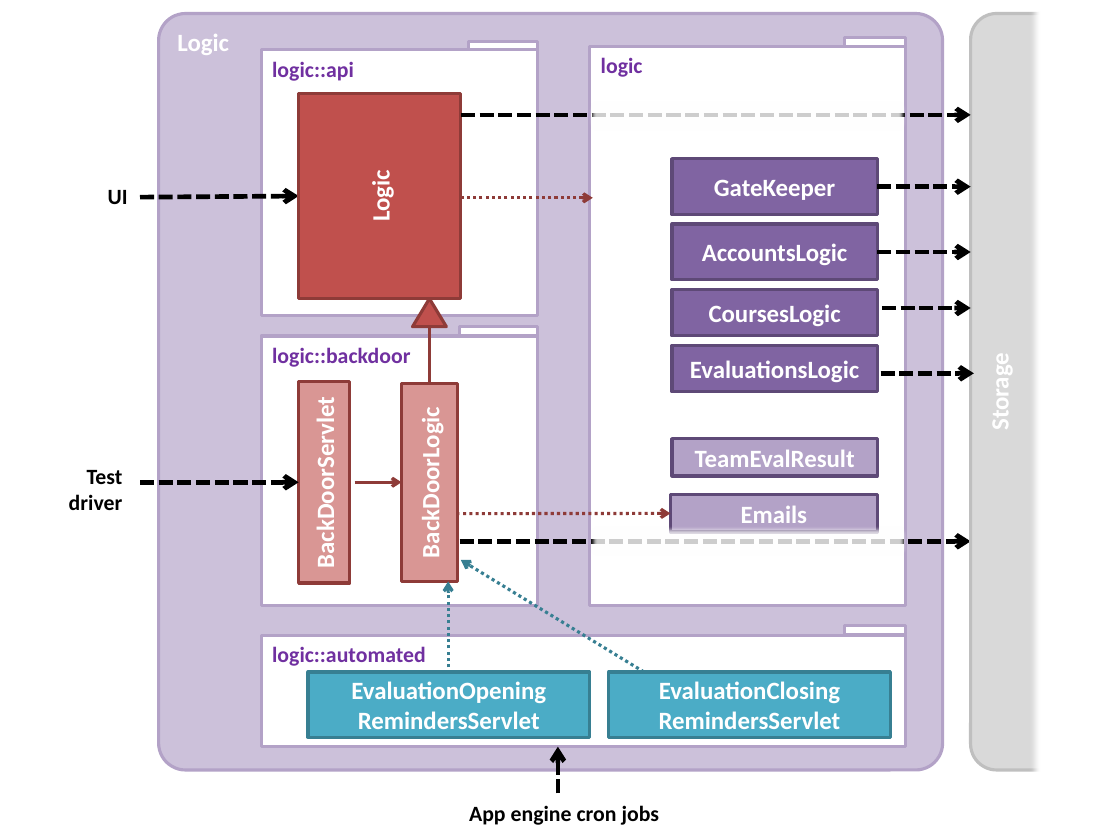
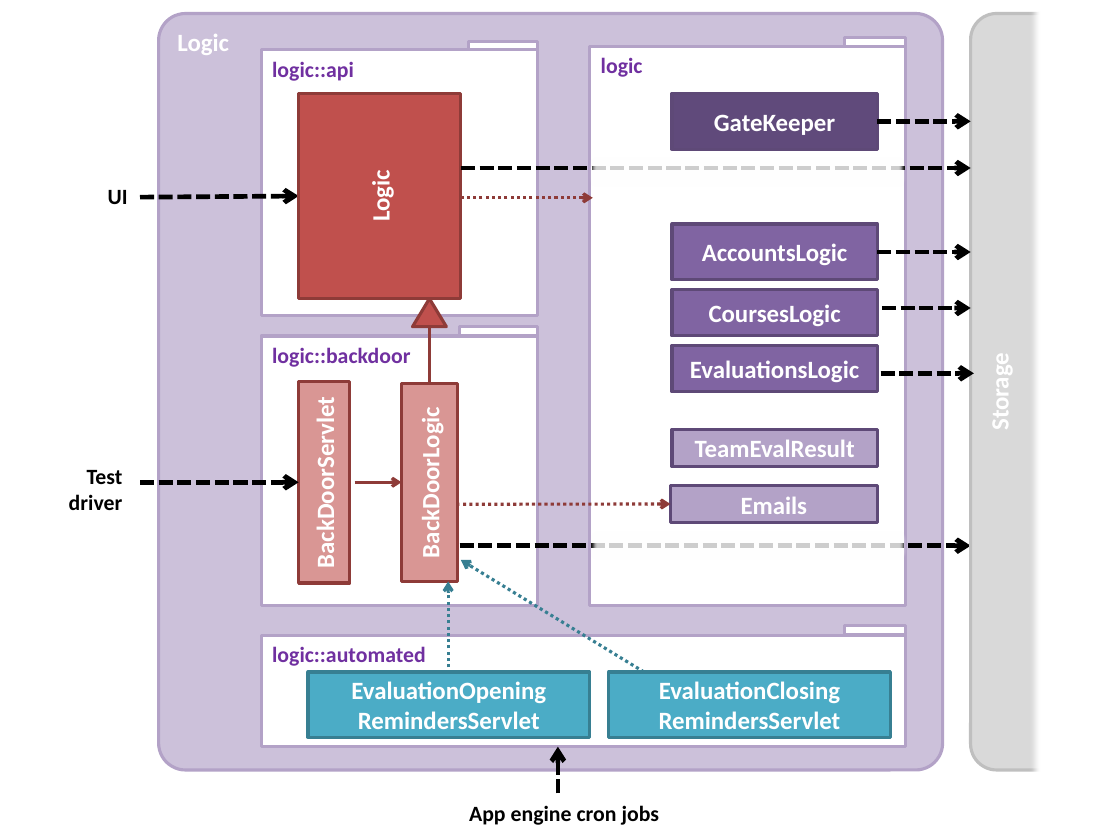
Before and after one commit to TEAMMATES/teammates, a slide deck: slide 1 of doc/diagrams/LogicComponent.pptx. Drawn at 1120x840 pixels with LibreOffice and Linux fonts; fonts in the diff are those of the drawing. Boxes give left, top, right and bottom in pixels: in the first picture for what was removed or moved away, otherwise in the second. Text is boxed around its words. In the diff, an @@ line names an element or a change of style, - is before the commit and + after.

```diff
--- a/doc/diagrams/LogicComponent.pptx
+++ b/doc/diagrams/LogicComponent.pptx
@@ rectangle "GateKeeper": place and size @@
-rectangle "GateKeeper" at box(672, 159, 877, 215)
+rectangle "GateKeeper" at box(672, 93, 877, 149)
@@ rectangle "GateKeeper" at box(672, 93, 877, 149): fill #8064A2 to #604A7B @@
@@ arrow moved from (877, 187) - (971, 187) to (877, 121) - (971, 121) @@
@@ arrow moved from (460, 115) - (971, 115) to (460, 168) - (971, 168) @@
@@ rounded rectangle: place and size @@
-rounded rectangle at box(590, 102, 906, 131)
+rounded rectangle at box(590, 158, 906, 187)
@@ 2 rectangles, 1 arrow: place and size @@
-2 rectangles, 1 arrow at box(459, 439, 878, 532)
+2 rectangles, 1 arrow at box(459, 429, 878, 522)
@@ arrow moved from (459, 541) - (971, 541) to (459, 545) - (971, 545) @@
```
Also in this commit, not shown: 7 other files.
